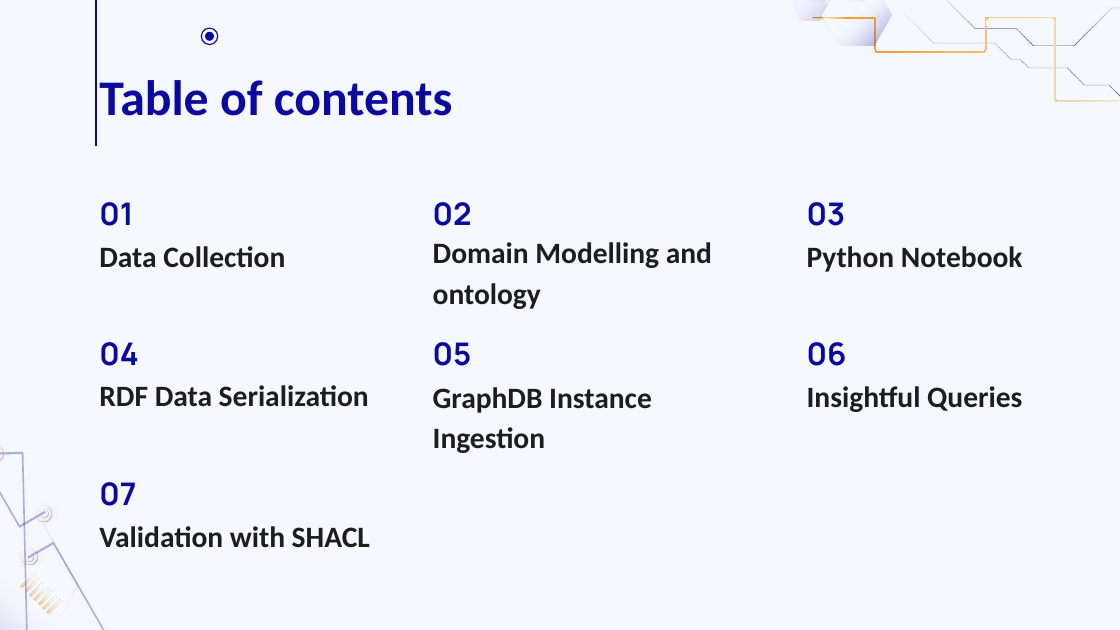
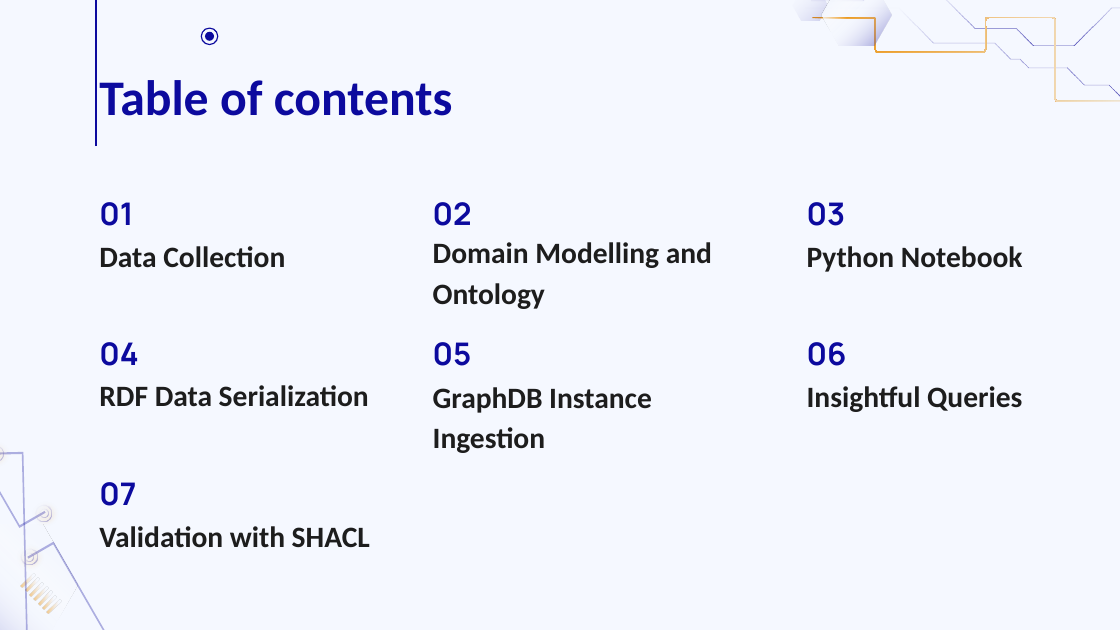
Before and after one commit to MarcoGasparini00/DataCrafters, a slide deck: slide 2 of presentation/DB2.pptx. Drawn at 1120x630 pixels with LibreOffice and Linux fonts; fonts in the diff are those of the drawing. Boxes give left, top, right and bottom in pixels: in the first picture for what was removed or moved away, otherwise in the second. Text is boxed around its words. In the diff, an @@ line names an element or a change of style, - is before the commit and + after.

```diff
--- a/presentation/DB2.pptx
+++ b/presentation/DB2.pptx
@@ subtitle at (x1=433, y1=242, x2=712, y2=309): text changed @@
-Domain Modelling and ontology
+Domain Modelling and Ontology
```
Also in this commit, not shown: 9 other slides changed, 7 slides added, 1 slide removed.
